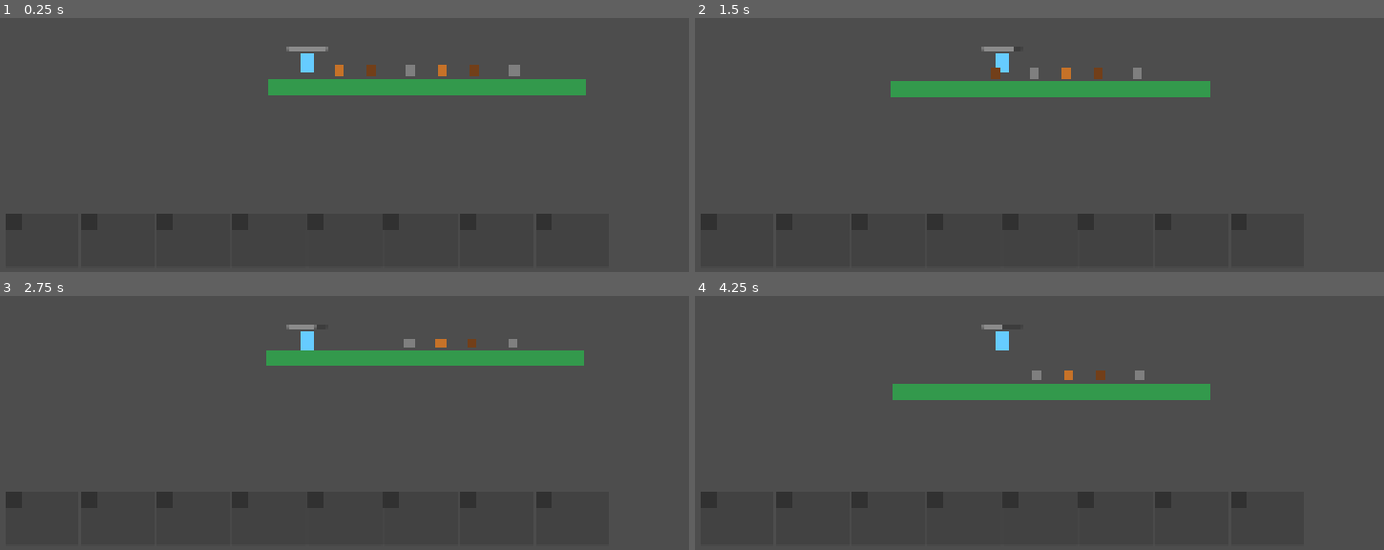
Above: before the commit, frames 1-4 (two rows, left to right).
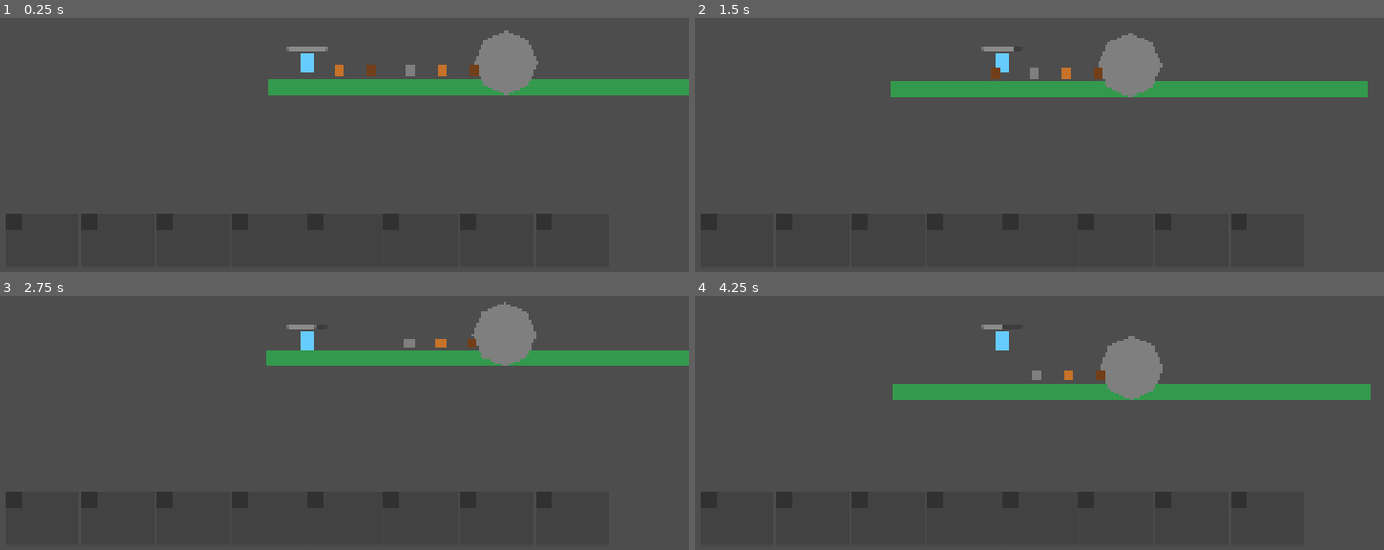
Above: after the commit, the same moments.

Repository: Travis-Code/SurvivalGame
Game: Godot game, scene res://scenes/Main.tscn
Two runs of this game, one before a commit and one after it. Both use one fixed random seed, a clock stepped at 60 frames per second and the inputs below.
Inputs (mouse positions are in pixels of both pictures, inside the frame that each line leads up to):
- Up to frame 1 (0.25 s): no input
- Up to frame 2 (1.5 s): tap Enter (ui_accept) at 0.5 s; move the mouse to (1170, 40) at 0.52 s; hold D (move_right) 0.53-1.25 s; click (1170, 40) at 0.67 s; tap Space (jump) at 0.77 s; drag from (846, 84) to (1094, 96) at 1.27 s
- Up to frame 3 (2.75 s): tap Enter (ui_accept) at 2 s; move the mouse to (outside the picture) at 2.02 s; hold A (move_left) from 2.03 s (still down); click (outside the picture) at 2.17 s
- Up to frame 4 (4.25 s): release A (move_left) at 2.75 s; drag from (963, 428) to (1108, 341) at 2.77 s; tap Enter (ui_accept) at 3.5 s; move the mouse to (1232, 405) at 3.52 s; hold D (move_right) from 3.53 s (still down); click (1232, 405) at 3.67 s; tap Space (jump) at 3.77 s

The runs differ from the first frame. In frame 1, 2.5% of the frame differs, in the area x 68-100%, y 4-31%; in frame 2, 3.0%; in frame 3, 2.5%; in frame 4, 3.1%, in the area x 58-99%, y 15-41%.

Commit message:
Extend platform to 1200 width, add clickable giant stone boulder at center

Diff:
--- a/scenes/Main.tscn
+++ b/scenes/Main.tscn
@@ -4,9 +4,13 @@
 [ext_resource type="PackedScene" path="res://scenes/world/LogPickup.tscn" id="2"]
 [ext_resource type="PackedScene" path="res://scenes/world/StonePickup.tscn" id="3"]
 [ext_resource type="PackedScene" path="res://scenes/world/CopperPickup.tscn" id="4"]
+[ext_resource type="Script" path="res://scripts/world/Boulder.gd" id="5"]
 
 [sub_resource type="RectangleShape2D" id="1"]
-size = Vector2(800, 40)
+size = Vector2(1200, 40)
+
+[sub_resource type="CircleShape2D" id="2"]
+radius = 80.0
 
 [node name="Main" type="Node2D"]
 
@@ -14,15 +18,26 @@
 position = Vector2(0, 200)
 
 [node name="CollisionShape2D" type="CollisionShape2D" parent="Ground"]
-position = Vector2(400, 0)
+position = Vector2(600, 0)
 shape = SubResource("1")
 
 [node name="GroundVisual" type="Polygon2D" parent="Ground"]
-polygon = PackedVector2Array(0, -20, 800, -20, 800, 20, 0, 20)
+polygon = PackedVector2Array(0, -20, 1200, -20, 1200, 20, 0, 20)
 color = Color(0.2, 0.6, 0.3, 1)
 
 [node name="Player" parent="." instance=ExtResource("1")]
 position = Vector2(100, 100)
+
+[node name="Boulder" type="Area2D" parent="."]
+position = Vector2(600, 140)
+script = ExtResource("5")
+
+[node name="CollisionShape2D" type="CollisionShape2D" parent="Boulder"]
+shape = SubResource("2")
+
+[node name="Polygon2D" type="Polygon2D" parent="Boulder"]
+polygon = PackedVector2Array(80, 0, 56.5685, 56.5685, 0, 80, -56.5685, 56.5685, -80, 0, -56.5685, -56.5685, 0, -80, 56.5685, -56.5685)
+color = Color(0.5, 0.5, 0.5, 1)
 
 [node name="LogPickup" parent="." instance=ExtResource("2")]
 position = Vector2(260, 160)
--- /dev/null
+++ b/scripts/world/Boulder.gd
@@ -0,0 +1,15 @@
+extends Area2D
+
+signal clicked(item_id: String)
+
+@export var item_id: String = "stone"
+
+func _ready() -> void:
+	input_event.connect(_on_input_event)
+
+func _on_input_event(_viewport, event: InputEvent, _shape_idx: int) -> void:
+	if event is InputEventMouseButton:
+		var mb := event as InputEventMouseButton
+		if mb.button_index == MOUSE_BUTTON_LEFT and mb.pressed:
+			clicked.emit(item_id)
+			print("Boulder clicked: ", item_id)
